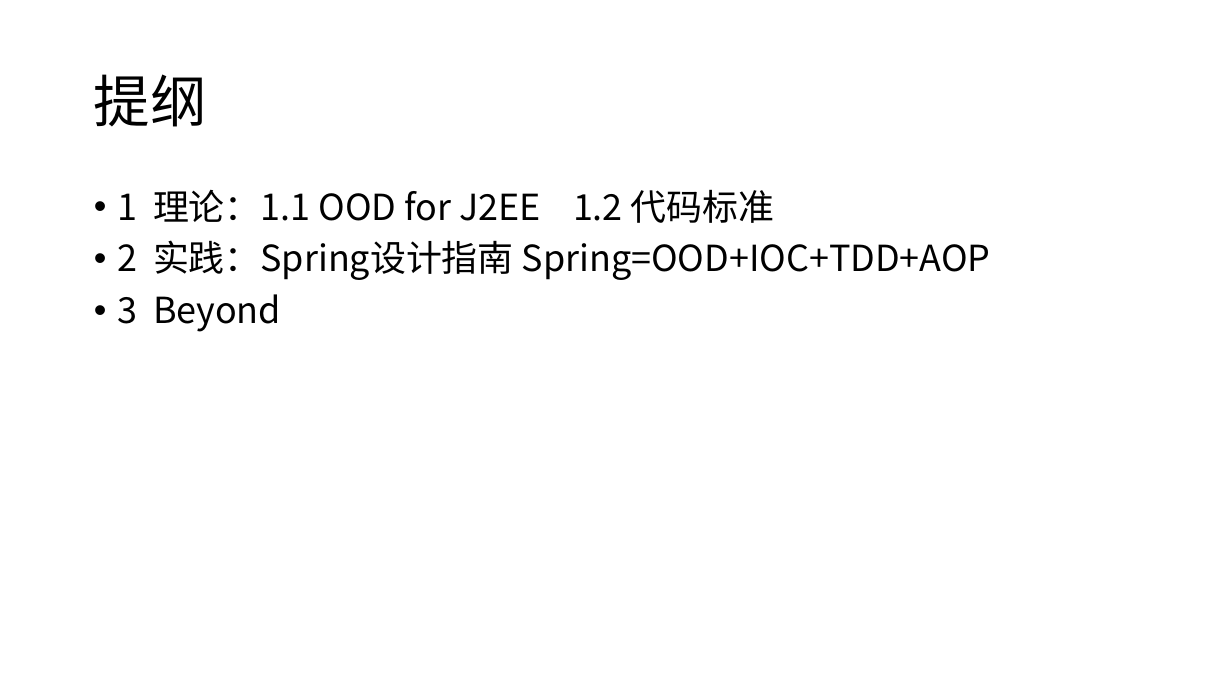
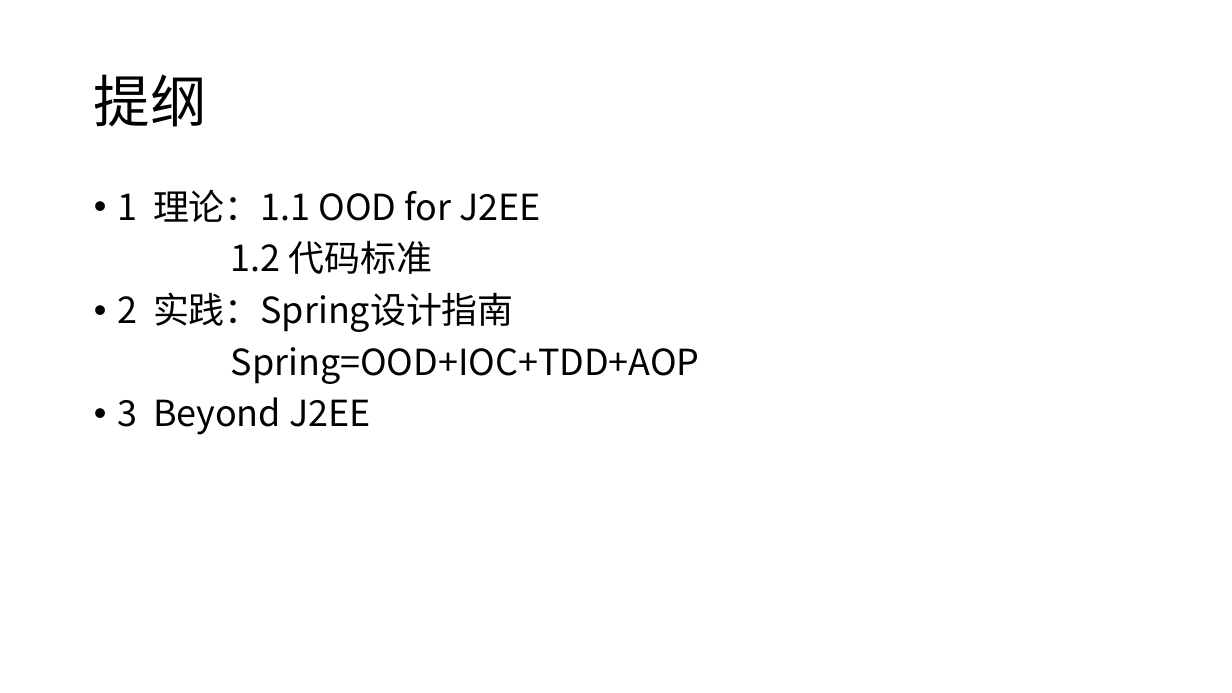
Before and after one commit to xiaozhiliaoo/my-slides, a slide deck: slide 2 of J2EE设计和编码指南.pptx. Drawn at 1232x693 pixels with LibreOffice and Linux fonts; fonts in the diff are those of the drawing. Boxes give left, top, right and bottom in pixels: in the first picture for what was removed or moved away, otherwise in the second. Text is boxed around its words. In the diff, an @@ line names an element or a change of style, - is before the commit and + after.

```diff
--- a/J2EE设计和编码指南.pptx
+++ b/J2EE设计和编码指南.pptx
@@ text at box(117, 190, 700, 435): text changed @@
-• 1 理论：1.1 OOD for J2EE 1.2 代码标准
-• 2 实践：Spring设计指南 Spring=OOD+IOC+TDD+AOP
-• 3 Beyond
+• 1 理论：1.1 OOD for J2EE
+1.2 代码标准
+• 2 实践：Spring设计指南
+Spring=OOD+IOC+TDD+AOP
+• 3 Beyond J2EE
```
Also in this commit, not shown: 1 other slide changed, 6 slides added, 1 other file.
